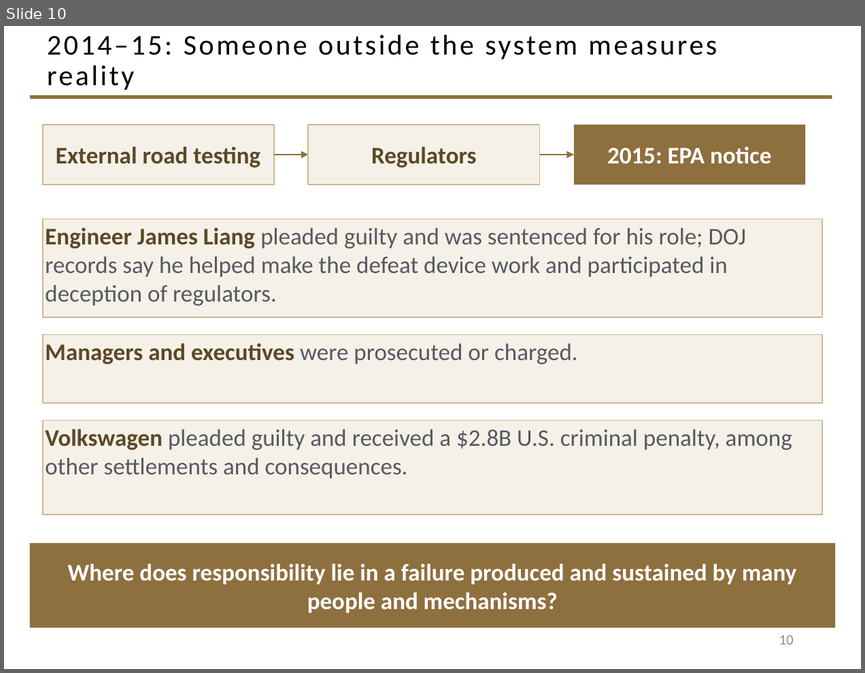
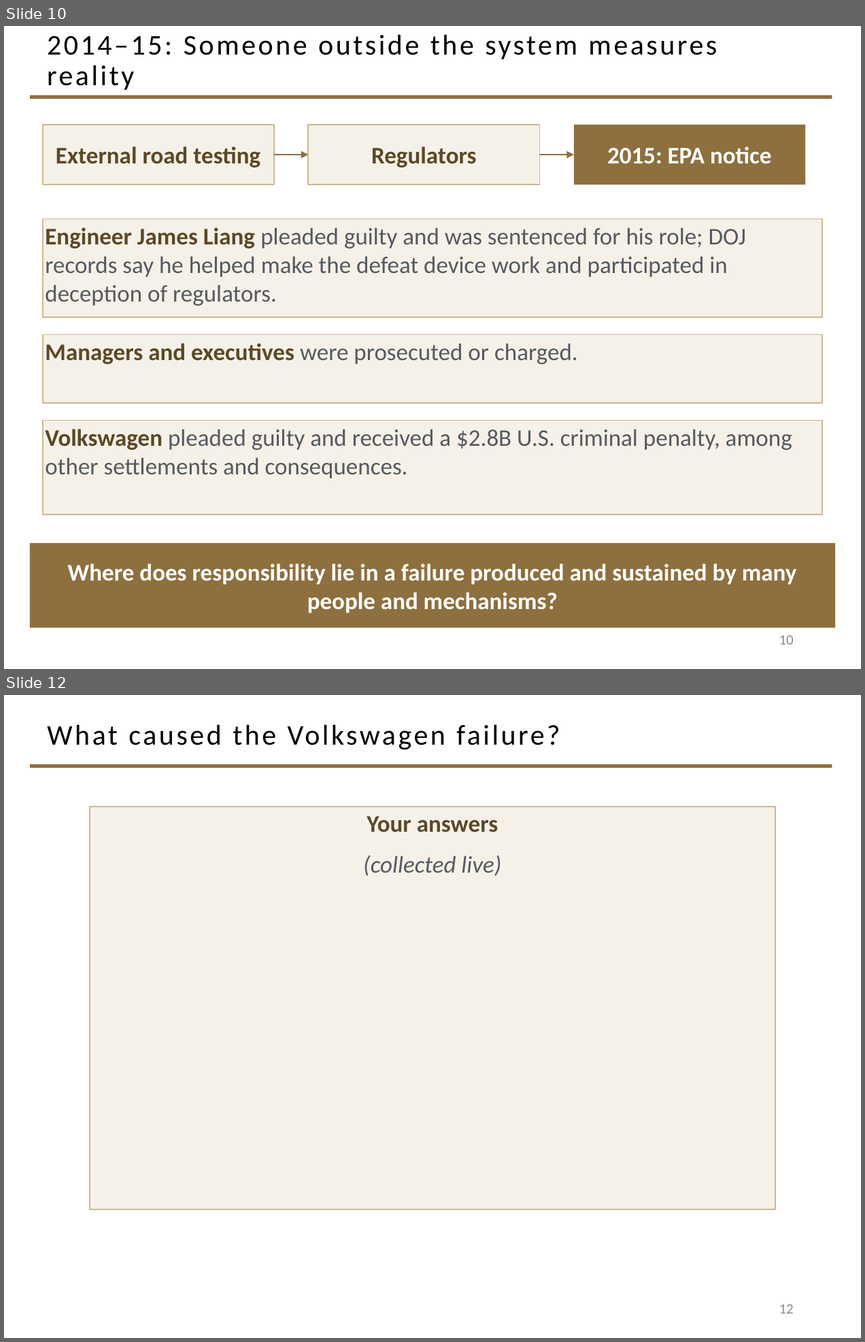
Before and after one commit to davisjam/model-based-agentic-software-engineering, a slide deck: course/lectures/act-2-delegation-and-control/04-failure-aware-engineering/2-4-Failure-Aware-Engineering.pptx. Shown one above the other, each under a label of ours: slide 10 before the commit, slides 10 and 12 after it; the slides between them are not shown. The pictures are 865x673 and 865x1342 pixels, drawn with LibreOffice and Linux fonts; fonts in the diff are those of the drawing; background and template pictures are left out. Boxes give left, top, right and bottom in pixels: in the first picture for what was removed or moved away, otherwise in the second. Text is boxed around its words. In the diff, an @@ line names an element or a change of style, - is before the commit and + after.

Commit message:
deck 2-4: movement 2 — what theory explains it (slides 11-18)

```diff
--- a/course/lectures/act-2-delegation-and-control/04-failure-aware-engineering/2-4-Failure-Aware-Engineering.pptx
+++ b/course/lectures/act-2-delegation-and-control/04-failure-aware-engineering/2-4-Failure-Aware-Engineering.pptx
@@ slide 12 added at (4, 695, 861, 1338), background #FFFFFF; not listed: 1 template element that a slide beside it also shows @@
@@ title added at (47, 724, 560, 750), 24 pt, text #000000 @@
+What caused the Volkswagen failure?
@@ rectangle added at (90, 807, 775, 1209), fill #F5F1E8, outline #C9B991 1 pt, 20 pt, text #555960, italic @@
+Your answers
+(collected live)
@@ page number added at (779, 1304, 793, 1313), 12 pt, text #8C8C8C @@
+12
```
Also in this commit, not shown: 7 other slides added.
